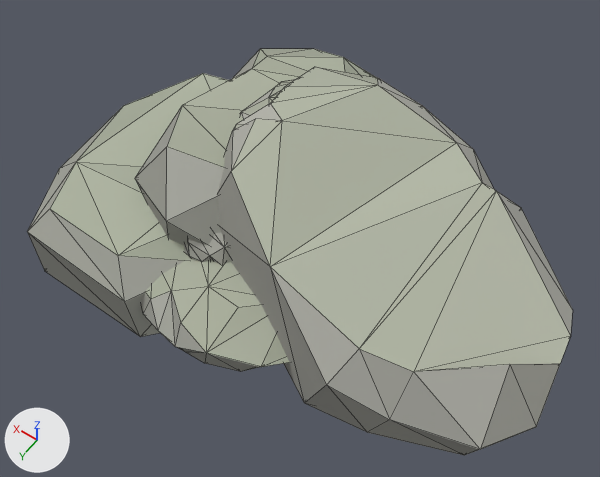
What one commit did to the glTF model assets/models/mapa/roca/swamp_rockbig_02c.glb.
Both versions are drawn from a camera (50 mm lens) standing at (-10.2, 15.2, 25.5) and looking at (-0.1, 1.0, 3.2). The lights are fixed; the arrows at lower left show +X, +Y and +Z. The picture after the commit comes second. Mesh edges are drawn as thin lines. Vertices at exactly the same position are counted once.

The scene before the commit, as lines of its bpy script (objects in view):
```python
me_mapa_roca_swamp_rockbig_02c = bpy.data.meshes.new('mapa.roca.swamp_rockbig_02c')
me_mapa_roca_swamp_rockbig_02c.from_pydata(...)  # 318 vertices, 608 faces; spans x -9.6..9.6, y -6.4..6.4, z 0.0..7.8
me_mapa_roca_swamp_rockbig_02c.materials.append(mat_facetado)
ob_mapa_roca_swamp_rockbig_02c = bpy.data.objects.new('mapa.roca.swamp_rockbig_02c', me_mapa_roca_swamp_rockbig_02c)
ob_mapa_roca_swamp_rockbig_02c.location = (0.0, 0.0, 0.0)
```
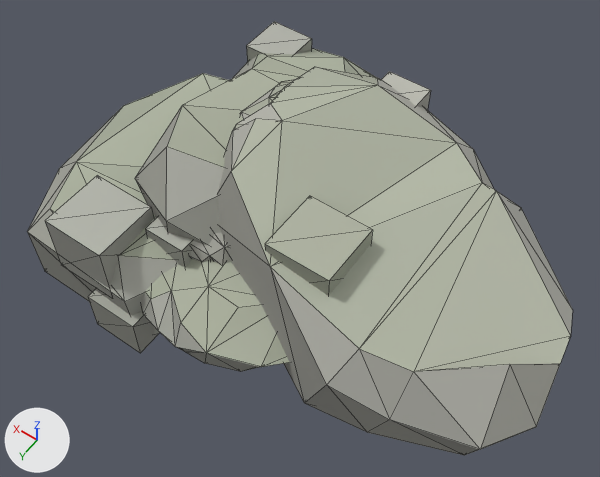
Patch to the scene script:
```diff
--- a/assets/models/mapa/roca/swamp_rockbig_02c.glb.py
+++ b/assets/models/mapa/roca/swamp_rockbig_02c.glb.py
@@ me_mapa_roca_swamp_rockbig_02c @@
 # used by ob_mapa_roca_swamp_rockbig_02c; location = (0.0, 0.0, 0.0)
-me_mapa_roca_swamp_rockbig_02c.from_pydata(...)  # 318 vertices, 608 faces; spans x -9.6..9.6, y -6.4..6.4, z 0.0..7.8
+me_mapa_roca_swamp_rockbig_02c.from_pydata(...)  # 374 vertices, 692 faces; spans x -9.6..9.6, y -6.4..6.4, z 0.0..7.8
+# me_mapa_roca_swamp_rockbig_02c part 1: a new loose piece, a box spanning x -3.2..-1.0, y 1.9..4.1, z 4.7..6.9, in mat_facetado
+# me_mapa_roca_swamp_rockbig_02c part 2: a new loose piece, a box spanning x 2.2..3.8, y 2.8..4.3, z 2.7..4.3, in mat_facetado
+# me_mapa_roca_swamp_rockbig_02c part 3: a new loose piece, a box spanning x 3.9..5.6, y -5.2..-3.5, z 4.1..5.8, in mat_facetado
+# me_mapa_roca_swamp_rockbig_02c part 4: a new loose piece, a box spanning x 3.0..5.1, y 4.5..6.4, z 0.0..1.7, in mat_facetado
+# me_mapa_roca_swamp_rockbig_02c part 5: a new loose piece, a box spanning x 4.1..6.5, y 3.7..6.1, z 2.1..4.6, in mat_facetado
+# me_mapa_roca_swamp_rockbig_02c part 6: a new loose piece, a box spanning x -1.4..0.3, y -4.8..-3.2, z 4.6..6.3, in mat_facetado
+# other edits to the shape of me_mapa_roca_swamp_rockbig_02c do not show in these pictures
 me_mapa_roca_swamp_rockbig_02c.materials.append(mat_facetado)
```

Boxes (x1, y1, x2, y2) around the edits, measured in the pictures (600 x 477 px):
'mapa.roca.swamp_rockbig_02c', reshaped (7% taller): before (27, 49, 573, 456); after (27, 22, 573, 456)
part 1 of me_mapa_roca_swamp_rockbig_02c, added: after (265, 196, 372, 296)
part 2 of me_mapa_roca_swamp_rockbig_02c, added: after (145, 217, 193, 267)
part 3 of me_mapa_roca_swamp_rockbig_02c, added: after (247, 22, 312, 62)
part 4 of me_mapa_roca_swamp_rockbig_02c, added: after (88, 290, 159, 353)
part 5 of me_mapa_roca_swamp_rockbig_02c, added: after (45, 175, 154, 299)
part 6 of me_mapa_roca_swamp_rockbig_02c, added: after (381, 71, 431, 110)
